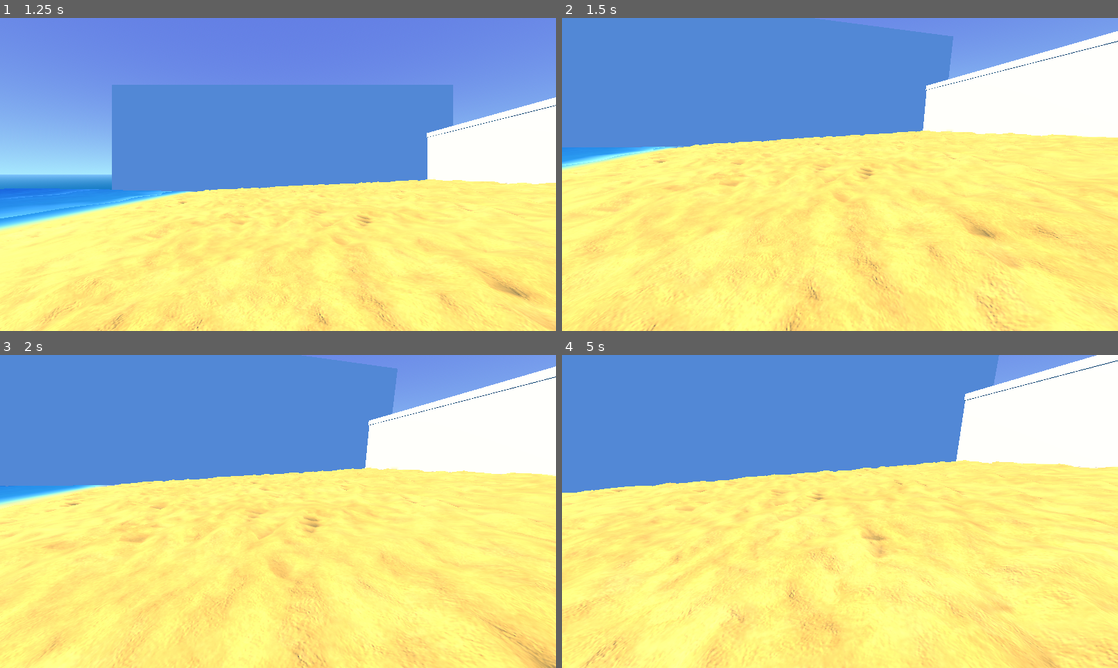
Above: before the commit, frames 1-4 (two rows, left to right).
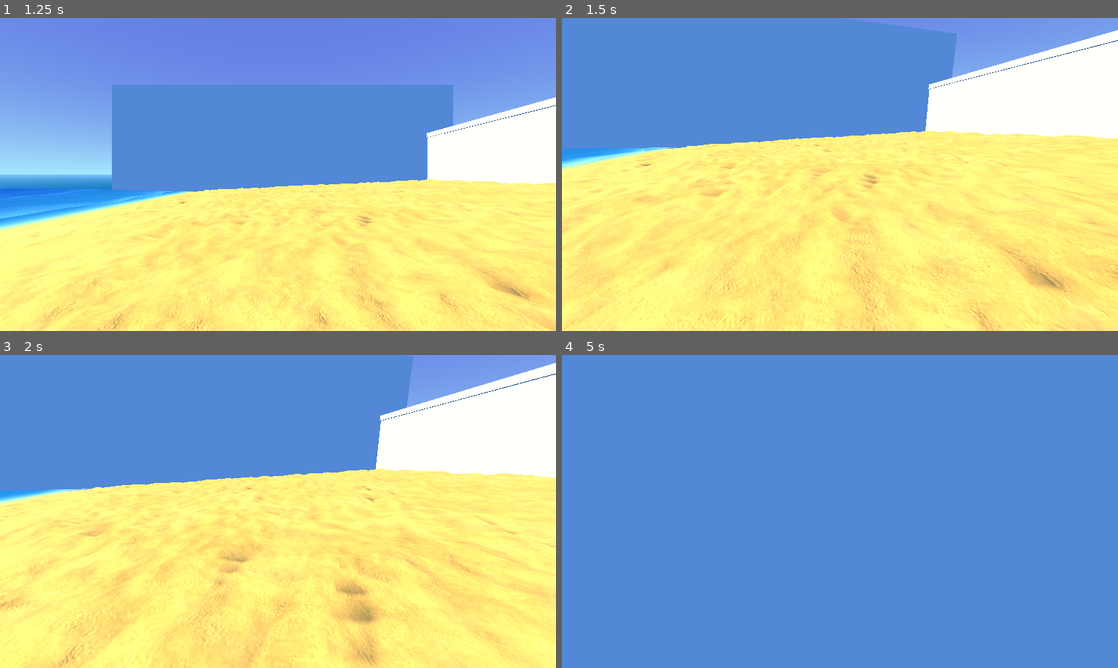
Above: after the commit, the same moments.

Repository: Spooked2/Shaded-Park
Game: Godot game, scene res://main_menu.tscn
Same seed, same stepped clock (60 frames per second), same inputs: the game is played once before the commit and once after it.
Inputs (mouse positions are in pixels of both pictures, inside the frame that each line leads up to):
- Up to frame 1 (1.25 s): click "Start" at 0.5 s
- Up to frame 2 (1.5 s): move the mouse to (867, 174) at 1.27 s; hold W (move_forward) from 1.28 s (still down)
- Up to frame 3 (2 s): keep holding W (move_forward)
- Up to frame 4 (5 s): keep holding W (move_forward); move the mouse to (812, 511) at 2.02 s; move the mouse to (851, 505) at 2.77 s; move the mouse to (834, 517) at 3.52 s; move the mouse to (878, 514) at 4.27 s

Frame 1 is identical in both runs. In frame 2, 7.3% of the frame differs, in the area x 0-100%, y 0-100%; in frame 3, 12%; in frame 4, 71%.

Commit message:
ADD basic paths

Diff:
--- a/entities/player/player.gd
+++ b/entities/player/player.gd
@@ -1,6 +1,6 @@
 extends CharacterBody3D
 
-var speed: float = 2.65
+var speed: float = 6.65
 var gravity: float = ProjectSettings.get_setting("physics/3d/default_gravity")
 var look_direction: Vector2 = Vector2()
 var mouse_sensitivity: float = 17.5
--- a/levels/beach/beach.tscn
+++ b/levels/beach/beach.tscn
@@ -141,8 +141,16 @@
 [sub_resource type="BoxMesh" id="BoxMesh_yqmdv"]
 size = Vector3(35, 5, 20)
 
+[sub_resource type="BoxMesh" id="BoxMesh_xiuwc"]
+resource_local_to_scene = true
+size = Vector3(45.25, 0.5, 20.25)
+
 [sub_resource type="BoxShape3D" id="BoxShape3D_dt0by"]
-size = Vector3(35.5, 6.2617292, 20.256)
+size = Vector3(45.38562, 6.2617292, 20.256)
+
+[sub_resource type="BoxMesh" id="BoxMesh_07d7i"]
+resource_local_to_scene = true
+size = Vector3(45.25, 0.5, 20.25)
 
 [sub_resource type="PlaneMesh" id="PlaneMesh_3bnml"]
 size = Vector2(32.5, 10)
@@ -151,12 +159,92 @@
 size = Vector3(32.380608, 0.4298401, 10.027954)
 
 [sub_resource type="BoxMesh" id="BoxMesh_3bnml"]
-size = Vector3(3.25, 0.3, 10)
+size = Vector3(13.25, 0.3, 10)
 
 [sub_resource type="BoxShape3D" id="BoxShape3D_07d7i"]
-size = Vector3(3.2763367, 0.47088623, 10.012024)
-
-[node name="Beach" type="Node3D" unique_id=1092459270]
+size = Vector3(13.273922, 0.47088623, 10.012024)
+
+[sub_resource type="Curve3D" id="Curve3D_3bnml"]
+closed = true
+_data = {
+"points": PackedVector3Array(0, 0, -10, 0, 0, 10, 152, 0, 0, -10, 0, 0, 10, 0, 0, 172, 0, 20, 0, 0, 10, 0, 0, -10, 192, 0, 0, 10, 0, 0, -10, 0, 0, 172, 0, -20),
+"tilts": PackedFloat32Array(0, 0, 0, 0)
+}
+point_count = 4
+
+[sub_resource type="Curve3D" id="Curve3D_xiuwc"]
+closed = true
+_data = {
+"points": PackedVector3Array(0, 0, -10, 0, 0, 10, 152, 0, -220, -10, 0, 0, 10, 0, 0, 172, 0, -200, 0, 0, 10, 0, 0, -10, 192, 0, -220, 10, 0, 0, -10, 0, 0, 172, 0, -240),
+"tilts": PackedFloat32Array(0, 0, 0, 0)
+}
+point_count = 4
+
+[sub_resource type="Curve3D" id="Curve3D_07d7i"]
+closed = true
+_data = {
+"points": PackedVector3Array(0, 0, -10, 0, 0, 10, 352, 0, -100, -10, 0, 0, 10, 0, 0, 372, 0, -80, 0, 0, 10, 0, 0, -10, 392, 0, -100, 10, 0, 0, -10, 0, 0, 372, 0, -120),
+"tilts": PackedFloat32Array(0, 0, 0, 0)
+}
+point_count = 4
+
+[sub_resource type="Curve3D" id="Curve3D_2wo80"]
+_data = {
+"points": PackedVector3Array(0, 0, 0, 0, 0, 0, 172, 0, -30, 0, 0, 0, 0, 0, 0, 172, 0, -190),
+"tilts": PackedFloat32Array(0, 0)
+}
+point_count = 2
+
+[sub_resource type="Curve3D" id="Curve3D_3wert"]
+_data = {
+"points": PackedVector3Array(0, 0, 0, 170, 0, 0, 202, 0, 0, 0, 0, 70, 0, 0, 0, 372, 0, -70),
+"tilts": PackedFloat32Array(0, 0)
+}
+point_count = 2
+
+[sub_resource type="Curve3D" id="Curve3D_yqmdv"]
+_data = {
+"points": PackedVector3Array(0, 0, 0, 170, 0, 0, 202, 0, -220, 0, 0, -90, 0, 0, 0, 372, 0, -130),
+"tilts": PackedFloat32Array(0, 0)
+}
+point_count = 2
+
+[sub_resource type="Curve3D" id="Curve3D_dt0by"]
+_data = {
+"points": PackedVector3Array(-2.4006577, 0, 39.27076, 0, 0, -115, 52, 0, -25, 20, 0, 0, -61.247597, 0, 1.1468201, 32, 0, -140),
+"tilts": PackedFloat32Array(0, 0)
+}
+point_count = 2
+
+[sub_resource type="Curve3D" id="Curve3D_itq4u"]
+_data = {
+"points": PackedVector3Array(0, 0, 0, 0, 0, 0, 32, 0, -220, 0, 0, 0, 0, 0, 0, 142, 0, -220),
+"tilts": PackedFloat32Array(0, 0)
+}
+point_count = 2
+
+[sub_resource type="Curve3D" id="Curve3D_rxr2x"]
+_data = {
+"points": PackedVector3Array(0, 0, 0, 0, 0, 0, 62, 0, 0, 0, 0, 0, 0, 0, 0, 142, 0, 0),
+"tilts": PackedFloat32Array(0, 0)
+}
+point_count = 2
+
+[sub_resource type="Curve3D" id="Curve3D_ibpch"]
+_data = {
+"points": PackedVector3Array(0, 0, 0, 0, 0, 0, 172, 0, 30, 0, 0, 0, 0, 0, 0, 172, 0, 110),
+"tilts": PackedFloat32Array(0, 0)
+}
+point_count = 2
+
+[sub_resource type="Curve3D" id="Curve3D_fflcb"]
+_data = {
+"points": PackedVector3Array(0, 0, 0, 0, 0, 0, 402, 0, -100, 0, 0, 0, 0, 0, 0, 432, 0, -100),
+"tilts": PackedFloat32Array(0, 0)
+}
+point_count = 2
+
+[node name="Level" type="Node3D" unique_id=1092459270]
 
 [node name="WorldEnvironment" type="WorldEnvironment" parent="." unique_id=341217798]
 environment = SubResource("Environment_k8g7j")
@@ -182,105 +270,308 @@
 [node name="Player" parent="." unique_id=935656786 instance=ExtResource("1_k8g7j")]
 transform = Transform3D(1, 0, 0, 0, 1, 0, 0, 0, 1, -0.56738985, 1.4191153, 0)
 
-[node name="Sand" type="StaticBody3D" parent="." unique_id=22225938]
-
-[node name="BeachMesh" type="MeshInstance3D" parent="Sand" unique_id=1772219976]
+[node name="Beach" type="Node3D" parent="." unique_id=83416484]
+
+[node name="Sand" type="StaticBody3D" parent="Beach" unique_id=22225938]
+
+[node name="BeachMesh" type="MeshInstance3D" parent="Beach/Sand" unique_id=1772219976]
 transform = Transform3D(0.99892825, -0.04628704, 0, 0.04628704, 0.99892825, 0, 0, 0, 1, -0.32640266, 0.36085606, 0)
 material_override = SubResource("ShaderMaterial_k8g7j")
 mesh = SubResource("PlaneMesh_i3yn0")
 
-[node name="UnderwaterMesh" type="MeshInstance3D" parent="Sand" unique_id=1862626489]
+[node name="UnderwaterMesh" type="MeshInstance3D" parent="Beach/Sand" unique_id=1862626489]
 transform = Transform3D(0.99078095, -0.13547347, 0, 0.13547347, 0.99078095, 0, 0, 0, 1, -34.809982, -2.952418, 0)
 material_override = SubResource("ShaderMaterial_k8g7j")
 mesh = SubResource("PlaneMesh_i3yn0")
 
-[node name="CollisionShape3D" type="CollisionShape3D" parent="Sand" unique_id=898193961]
+[node name="CollisionShape3D" type="CollisionShape3D" parent="Beach/Sand" unique_id=898193961]
 transform = Transform3D(0.99888986, -0.047106452, 0, 0.047106452, 0.99888986, 0, 0, 0, 1, -0.29549846, -0.10009971, 0.014465332)
 visible = false
 shape = SubResource("BoxShape3D_xiuwc")
 
-[node name="Ocean" type="MeshInstance3D" parent="." unique_id=2001608621]
+[node name="Ocean" type="MeshInstance3D" parent="Beach" unique_id=2001608621]
 transform = Transform3D(1, 0, 0, 0, 1, 0, 0, 0, 1, -31.574984, 0, 0)
 mesh = SubResource("PlaneMesh_hrlhh")
 surface_material_override/0 = SubResource("ShaderMaterial_h5dy1")
 
-[node name="RockWallRight" type="StaticBody3D" parent="." unique_id=2075914458]
+[node name="RockWallRight" type="StaticBody3D" parent="Beach" unique_id=2075914458]
 transform = Transform3D(1, 0, 0, 0, -4.371139e-08, -1, 0, 1, -4.371139e-08, 0, 4.9815845, -24.456486)
 
-[node name="MeshInstance3D" type="MeshInstance3D" parent="RockWallRight" unique_id=1896776085]
+[node name="MeshInstance3D" type="MeshInstance3D" parent="Beach/RockWallRight" unique_id=1896776085]
 material_override = SubResource("ShaderMaterial_xiuwc")
 mesh = SubResource("PlaneMesh_07d7i")
 
-[node name="CollisionShape3D" type="CollisionShape3D" parent="RockWallRight" unique_id=1608037090]
+[node name="CollisionShape3D" type="CollisionShape3D" parent="Beach/RockWallRight" unique_id=1608037090]
 transform = Transform3D(1, 0, 0, 0, 1, 0, 0, 0, 1, 0.18154907, -0.14672852, 0.042312622)
 shape = SubResource("BoxShape3D_2wo80")
 
-[node name="RockWallLeft" type="StaticBody3D" parent="." unique_id=949231016]
+[node name="RockWallLeft" type="StaticBody3D" parent="Beach" unique_id=949231016]
 transform = Transform3D(1, 0, 0, 0, -4.371139e-08, 1, 0, -1, -4.371139e-08, 0, 4.9815845, 24.585497)
 
-[node name="MeshInstance3D" type="MeshInstance3D" parent="RockWallLeft" unique_id=2099969311]
+[node name="MeshInstance3D" type="MeshInstance3D" parent="Beach/RockWallLeft" unique_id=2099969311]
 material_override = SubResource("ShaderMaterial_xiuwc")
 mesh = SubResource("PlaneMesh_07d7i")
 
-[node name="CollisionShape3D" type="CollisionShape3D" parent="RockWallLeft" unique_id=1069507093]
+[node name="CollisionShape3D" type="CollisionShape3D" parent="Beach/RockWallLeft" unique_id=1069507093]
 shape = SubResource("BoxShape3D_2wo80")
 
-[node name="BeachWall1" type="StaticBody3D" parent="." unique_id=1315895156]
+[node name="BeachWall1" type="StaticBody3D" parent="Beach" unique_id=1315895156]
 transform = Transform3D(1, 0, 0, 0, 1, 0, 0, 0, 1, 19.458122, 1.0525944, 14.712939)
 
-[node name="BottomTrim" type="MeshInstance3D" parent="BeachWall1" unique_id=1004796681]
+[node name="BottomTrim" type="MeshInstance3D" parent="Beach/BeachWall1" unique_id=1004796681]
 transform = Transform3D(1, 0, 0, 0, 1, 0, 0, 0, 1, 15, 0, 0)
 mesh = SubResource("BoxMesh_3wert")
 
-[node name="CenterRocks" type="MeshInstance3D" parent="BeachWall1" unique_id=134727136]
+[node name="CenterRocks" type="MeshInstance3D" parent="Beach/BeachWall1" unique_id=134727136]
 transform = Transform3D(1, 0, 0, 0, 1, 0, 0, 0, 1, 15, 2.75, 0)
 mesh = SubResource("BoxMesh_yqmdv")
 
-[node name="TopTrim" type="MeshInstance3D" parent="BeachWall1" unique_id=615416845]
-transform = Transform3D(1, 0, 0, 0, 1, 0, 0, 0, 1, 15, 5.5, 0)
-mesh = SubResource("BoxMesh_3wert")
-
-[node name="CollisionShape3D" type="CollisionShape3D" parent="BeachWall1" unique_id=1177782171]
-transform = Transform3D(1, 0, 0, 0, 1, 0, 0, 0, 1, 15, 2.651703, -0.0021362305)
+[node name="TopTrim" type="MeshInstance3D" parent="Beach/BeachWall1" unique_id=615416845]
+transform = Transform3D(1, 0, 0, 0, 1, 0, 0, 0, 1, 20, 5.5, 0)
+mesh = SubResource("BoxMesh_xiuwc")
+
+[node name="CollisionShape3D" type="CollisionShape3D" parent="Beach/BeachWall1" unique_id=1177782171]
+transform = Transform3D(1, 0, 0, 0, 1, 0, 0, 0, 1, 19.94281, 2.651703, -0.0021362305)
 shape = SubResource("BoxShape3D_dt0by")
 
-[node name="BeachWall2" type="StaticBody3D" parent="." unique_id=220403083]
+[node name="BeachWall2" type="StaticBody3D" parent="Beach" unique_id=220403083]
 transform = Transform3D(1, 0, 0, 0, 1, 0, 0, 0, 1, 19.458122, 1.0525944, -14.821664)
 
-[node name="BottomTrim" type="MeshInstance3D" parent="BeachWall2" unique_id=16472103]
+[node name="BottomTrim" type="MeshInstance3D" parent="Beach/BeachWall2" unique_id=16472103]
 transform = Transform3D(1, 0, 0, 0, 1, 0, 0, 0, 1, 15, 0, 0)
 mesh = SubResource("BoxMesh_3wert")
 
-[node name="CenterRocks" type="MeshInstance3D" parent="BeachWall2" unique_id=83863865]
+[node name="CenterRocks" type="MeshInstance3D" parent="Beach/BeachWall2" unique_id=83863865]
 transform = Transform3D(1, 0, 0, 0, 1, 0, 0, 0, 1, 15, 2.75, 0)
 mesh = SubResource("BoxMesh_yqmdv")
 
-[node name="TopTrim" type="MeshInstance3D" parent="BeachWall2" unique_id=1379857668]
-transform = Transform3D(1, 0, 0, 0, 1, 0, 0, 0, 1, 15, 5.5, 0)
-mesh = SubResource("BoxMesh_3wert")
-
-[node name="CollisionShape3D" type="CollisionShape3D" parent="BeachWall2" unique_id=1579835173]
-transform = Transform3D(1, 0, 0, 0, 1, 0, 0, 0, 1, 15, 2.6310675, -0.0021362305)
+[node name="TopTrim" type="MeshInstance3D" parent="Beach/BeachWall2" unique_id=1379857668]
+transform = Transform3D(1, 0, 0, 0, 1, 0, 0, 0, 1, 20, 5.5, 0)
+mesh = SubResource("BoxMesh_07d7i")
+
+[node name="CollisionShape3D" type="CollisionShape3D" parent="Beach/BeachWall2" unique_id=1579835173]
+transform = Transform3D(1, 0, 0, 0, 1, 0, 0, 0, 1, 19.935684, 2.6310675, -0.0021362305)
 shape = SubResource("BoxShape3D_dt0by")
 
-[node name="BeachRamp" type="StaticBody3D" parent="." unique_id=413521509]
+[node name="BeachRamp" type="StaticBody3D" parent="Beach" unique_id=413521509]
 transform = Transform3D(0.9848077, -0.17364818, 0, 0.17364818, 0.9848077, 0, 0, 0, 1, 31.409782, 3.8044786, 0)
 
-[node name="MeshInstance3D" type="MeshInstance3D" parent="BeachRamp" unique_id=1328345203]
+[node name="MeshInstance3D" type="MeshInstance3D" parent="Beach/BeachRamp" unique_id=1328345203]
 transform = Transform3D(1.0000007, -7.4505806e-08, 0, 7.4505806e-08, 1.0000007, 0, 0, 0, 1, 1.4575157, -0.09246755, 0)
 mesh = SubResource("PlaneMesh_3bnml")
 
-[node name="CollisionShape3D" type="CollisionShape3D" parent="BeachRamp" unique_id=1012178173]
+[node name="CollisionShape3D" type="CollisionShape3D" parent="Beach/BeachRamp" unique_id=1012178173]
 transform = Transform3D(1.0000031, -4.917383e-07, 0, 4.917383e-07, 1.0000031, 0, 0, 0, 1, 1.5484867, -0.28508043, 0.019714355)
 shape = SubResource("BoxShape3D_3bnml")
 
-[node name="BeachRampTop" type="StaticBody3D" parent="." unique_id=342445708]
-transform = Transform3D(1, 0, 0, 0, 1, 0, 0, 0, 1, 50.669117, 6.8394356, 0)
-
-[node name="MeshInstance3D" type="MeshInstance3D" parent="BeachRampTop" unique_id=1797995904]
+[node name="BeachRampTop" type="StaticBody3D" parent="Beach" unique_id=342445708]
+transform = Transform3D(1, 0, 0, 0, 1, 0, 0, 0, 1, 55.669, 6.839, 0)
+
+[node name="MeshInstance3D" type="MeshInstance3D" parent="Beach/BeachRampTop" unique_id=1797995904]
 transform = Transform3D(1, 0, 0, 0, 1, 0, 0, 0, 1, -0.214, -0.187, 0)
 mesh = SubResource("BoxMesh_3bnml")
 
-[node name="CollisionShape3D" type="CollisionShape3D" parent="BeachRampTop" unique_id=67115914]
-transform = Transform3D(1, 0, 0, 0, 1, 0, 0, 0, 1, -0.2061615, -0.26455688, -0.0034484863)
+[node name="CollisionShape3D" type="CollisionShape3D" parent="Beach/BeachRampTop" unique_id=67115914]
+transform = Transform3D(1, 0, 0, 0, 1, 0, 0, 0, 1, -0.18637848, -0.26455688, -0.0034484863)
 shape = SubResource("BoxShape3D_07d7i")
+
+[node name="MainPaths" type="Node3D" parent="." unique_id=2084017938]
+transform = Transform3D(1, 0, 0, 0, 1, 0, 0, 0, 1, 0, 3.35, 0)
+
+[node name="Roundabout1" type="Path3D" parent="MainPaths" unique_id=1999183486]
+curve = SubResource("Curve3D_3bnml")
+
+[node name="RoundaboutPolygon" type="CSGPolygon3D" parent="MainPaths/Roundabout1" unique_id=1176568696]
+use_collision = true
+polygon = PackedVector2Array(-10, 0, -10, 0.1, 10, 0.1, 10, 0)
+mode = 2
+path_node = NodePath("..")
+path_interval_type = 0
+path_interval = 1.0
+path_simplify_angle = 0.0
+path_rotation = 2
+path_rotation_accurate = false
+path_local = false
+path_continuous_u = true
+path_u_distance = 1.0
+path_joined = true
+
+[node name="Roundabout2" type="Path3D" parent="MainPaths" unique_id=608588172]
+curve = SubResource("Curve3D_xiuwc")
+
+[node name="RoundaboutPolygon" type="CSGPolygon3D" parent="MainPaths/Roundabout2" unique_id=1215049077]
+use_collision = true
+polygon = PackedVector2Array(-10, 0, -10, 0.1, 10, 0.1, 10, 0)
+mode = 2
+path_node = NodePath("..")
+path_interval_type = 0
+path_interval = 1.0
+path_simplify_angle = 0.0
+path_rotation = 2
+path_rotation_accurate = false
+path_local = false
+path_continuous_u = true
+path_u_distance = 1.0
+path_joined = true
+
+[node name="Roundabout3" type="Path3D" parent="MainPaths" unique_id=1433720388]
+curve = SubResource("Curve3D_07d7i")
+
+[node name="RoundaboutPolygon" type="CSGPolygon3D" parent="MainPaths/Roundabout3" unique_id=2063566709]
+use_collision = true
+polygon = PackedVector2Array(-10, 0, -10, 0.1, 10, 0.1, 10, 0)
+mode = 2
+path_node = NodePath("..")
+path_interval_type = 0
+path_interval = 1.0
+path_simplify_angle = 0.0
+path_rotation = 2
+path_rotation_accurate = false
+path_local = false
+path_continuous_u = true
+path_u_distance = 1.0
+path_joined = true
+
+[node name="RB1ToRB2" type="Path3D" parent="MainPaths" unique_id=553733940]
+curve = SubResource("Curve3D_2wo80")
+
+[node name="PathPolygon" type="CSGPolygon3D" parent="MainPaths/RB1ToRB2" unique_id=483109101]
+use_collision = true
+polygon = PackedVector2Array(-5, 0, -5, 0.1, 5, 0.1, 5, 0)
+mode = 2
+path_node = NodePath("..")
+path_interval_type = 0
+path_interval = 1.0
+path_simplify_angle = 0.0
+path_rotation = 2
+path_rotation_accurate = false
+path_local = false
+path_continuous_u = true
+path_u_distance = 1.0
+path_joined = false
+
+[node name="RB1ToRB3" type="Path3D" parent="MainPaths" unique_id=44970789]
+curve = SubResource("Curve3D_3wert")
+
+[node name="PathPolygon" type="CSGPolygon3D" parent="MainPaths/RB1ToRB3" unique_id=1413705171]
+use_collision = true
+polygon = PackedVector2Array(-5, 0, -5, 0.1, 5, 0.1, 5, 0)
+mode = 2
+path_node = NodePath("..")
+path_interval_type = 0
+path_interval = 1.0
+path_simplify_angle = 0.0
+path_rotation = 2
+path_rotation_accurate = false
+path_local = false
+path_continuous_u = true
+path_u_distance = 1.0
+path_joined = false
+
+[node name="RB2ToRB3" type="Path3D" parent="MainPaths" unique_id=574736406]
+curve = SubResource("Curve3D_yqmdv")
+
+[node name="PathPolygon" type="CSGPolygon3D" parent="MainPaths/RB2ToRB3" unique_id=1915586985]
+use_collision = true
+polygon = PackedVector2Array(-5, 0, -5, 0.1, 5, 0.1, 5, 0)
+mode = 2
+path_node = NodePath("..")
+path_interval_type = 0
+path_interval = 1.0
+path_simplify_angle = 0.0
+path_rotation = 2
+path_rotation_accurate = false
+path_local = false
+path_continuous_u = true
+path_u_distance = 1.0
+path_joined = false
+
+[node name="BeachToOverlook" type="Path3D" parent="MainPaths" unique_id=435074956]
+curve = SubResource("Curve3D_dt0by")
+
+[node name="PathPolygon" type="CSGPolygon3D" parent="MainPaths/BeachToOverlook" unique_id=898278700]
+use_collision = true
+polygon = PackedVector2Array(-5, 0, -5, 0.1, 5, 0.1, 5, 0)
+mode = 2
+path_node = NodePath("..")
+path_interval_type = 0
+path_interval = 1.0
+path_simplify_angle = 0.0
+path_rotation = 2
+path_rotation_accurate = false
+path_local = false
+path_continuous_u = true
+path_u_distance = 1.0
+path_joined = false
+
+[node name="OverlookToRB2" type="Path3D" parent="MainPaths" unique_id=1649433123]
+curve = SubResource("Curve3D_itq4u")
+
+[node name="PathPolygon" type="CSGPolygon3D" parent="MainPaths/OverlookToRB2" unique_id=453889453]
+use_collision = true
+polygon = PackedVector2Array(-5, 0, -5, 0.1, 5, 0.1, 5, 0)
+mode = 2
+path_node = NodePath("..")
+path_interval_type = 0
+path_interval = 1.0
+path_simplify_angle = 0.0
+path_rotation = 2
+path_rotation_accurate = false
+path_local = false
+path_continuous_u = true
+path_u_distance = 1.0
+path_joined = false
+
+[node name="BeachToRB1" type="Path3D" parent="MainPaths" unique_id=891475091]
+curve = SubResource("Curve3D_rxr2x")
+
+[node name="PathPolygon" type="CSGPolygon3D" parent="MainPaths/BeachToRB1" unique_id=511885861]
+use_collision = true
+polygon = PackedVector2Array(-5, 0, -5, 0.1, 5, 0.1, 5, 0)
+mode = 2
+path_node = NodePath("..")
+path_interval_type = 0
+path_interval = 1.0
+path_simplify_angle = 0.0
+path_rotation = 2
+path_rotation_accurate = false
+path_local = false
+path_continuous_u = true
+path_u_distance = 1.0
+path_joined = false
+
+[node name="CaveToRB1" type="Path3D" parent="MainPaths" unique_id=1580365590]
+curve = SubResource("Curve3D_ibpch")
+
+[node name="PathPolygon" type="CSGPolygon3D" parent="MainPaths/CaveToRB1" unique_id=966838813]
+use_collision = true
+polygon = PackedVector2Array(-5, 0, -5, 0.1, 5, 0.1, 5, 0)
+mode = 2
+path_node = NodePath("..")
+path_interval_type = 0
+path_interval = 1.0
+path_simplify_angle = 0.0
+path_rotation = 2
+path_rotation_accurate = false
+path_local = false
+path_continuous_u = true
+path_u_distance = 1.0
+path_joined = false
+
+[node name="WoodsToRB3" type="Path3D" parent="MainPaths" unique_id=1860377768]
+curve = SubResource("Curve3D_fflcb")
+
+[node name="PathPolygon" type="CSGPolygon3D" parent="MainPaths/WoodsToRB3" unique_id=970858765]
+use_collision = true
+polygon = PackedVector2Array(-5, 0, -5, 0.1, 5, 0.1, 5, 0)
+mode = 2
+path_node = NodePath("..")
+path_interval_type = 0
+path_interval = 1.0
+path_simplify_angle = 0.0
+path_rotation = 2
+path_rotation_accurate = false
+path_local = false
+path_continuous_u = true
+path_u_distance = 1.0
+path_joined = false
